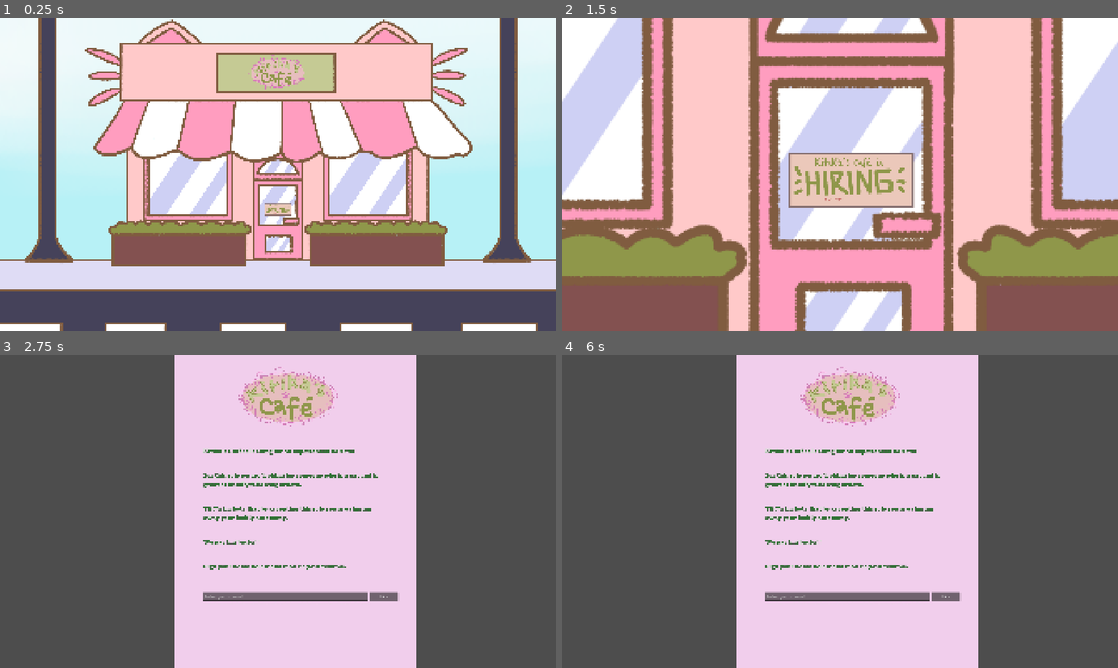
Above: before the commit, frames 1-4 (two rows, left to right).
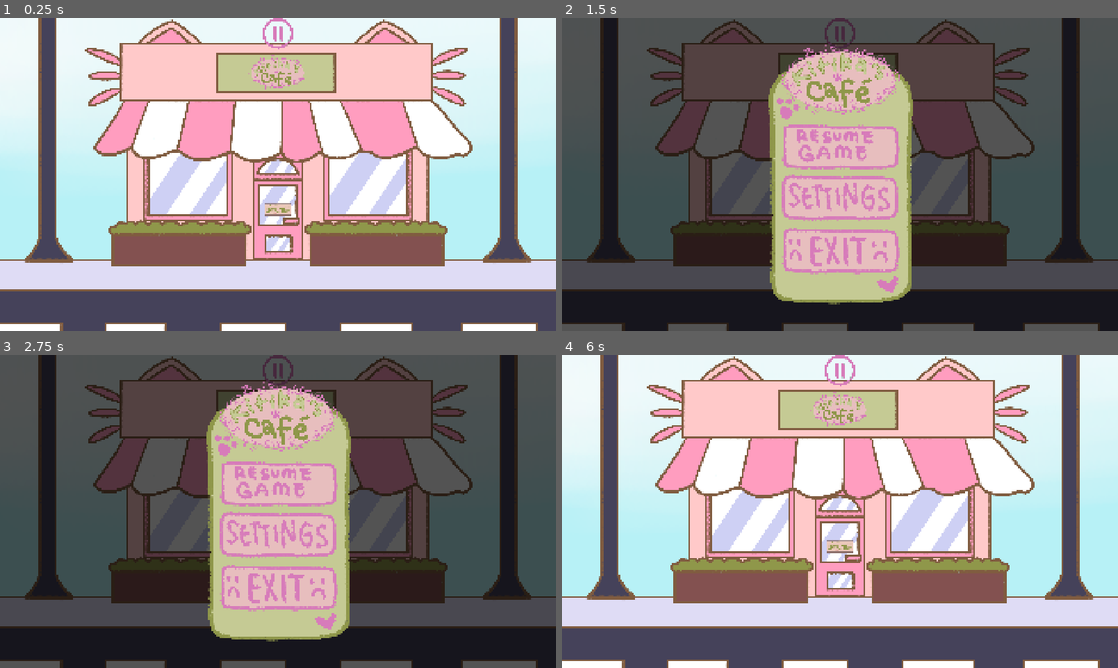
Above: after the commit, the same moments.

Repository: tabyrocket/kitikas-cafe
Game: Godot game, scene res://scenes/outside_scene.tscn
The game is run twice, just before and just after one commit, with the same random seed, the same clock (stepped at 60 frames per second) and the same inputs.
Inputs (mouse positions are in pixels of both pictures, inside the frame that each line leads up to):
- Up to frame 1 (0.25 s): no input
- Up to frame 2 (1.5 s): click (840, 33) at 0.52 s; click (840, 208) at 1.25 s
- Up to frame 3 (2.75 s): click (278, 545) at 2 s
- Up to frame 4 (6 s): click (945, 596) at 2.75 s, where only the run before the commit has a clickable "Sign"; click (945, 596) at 3.5 s, where only the run before the commit has a clickable "Sign"; click (945, 596) at 4.25 s, where only the run before the commit has a clickable "Sign"; click (840, 545) at 5.02 s; tap Enter at 5.75 s; move the mouse to (962, 495) at 5.77 s; click (962, 495) at 5.92 s

The runs differ from the first frame. In frame 1, 0.2% of the frame differs, in the area x 47-53%, y 0-10%; in frame 2, 99%, in the area x 0-100%, y 0-100%; in frame 3, 61%; in frame 4, 86%.

Commit message:
Placeholder pause menu + fix speaker label

Diff:
--- a/kitikas-cafe/project.godot
+++ b/kitikas-cafe/project.godot
@@ -30,6 +30,15 @@
 window/size/viewport_height=1080
 window/stretch/mode="canvas_items"
 
+[input]
+
+pause={
+"deadzone": 0.2,
+"events": [Object(InputEventKey,"resource_local_to_scene":false,"resource_name":"","device":-1,"window_id":0,"alt_pressed":false,"shift_pressed":false,"ctrl_pressed":false,"meta_pressed":false,"pressed":false,"keycode":0,"physical_keycode":4194305,"key_label":0,"unicode":0,"location":0,"echo":false,"script":null)
+, Object(InputEventKey,"resource_local_to_scene":false,"resource_name":"","device":-1,"window_id":0,"alt_pressed":false,"shift_pressed":false,"ctrl_pressed":false,"meta_pressed":false,"pressed":false,"keycode":0,"physical_keycode":80,"key_label":0,"unicode":112,"location":0,"echo":false,"script":null)
+]
+}
+
 [physics]
 
 3d/physics_engine="Jolt Physics"
--- a/kitikas-cafe/scenes/UI.tscn
+++ b/kitikas-cafe/scenes/UI.tscn
@@ -1,9 +1,23 @@
 [gd_scene format=3 uid="uid://cmqrwb8pcfmok"]
 
 [ext_resource type="Texture2D" uid="uid://bar3j6f4f7wfe" path="res://assets/images/chatboxleft.png" id="1_h22n5"]
+[ext_resource type="Script" uid="uid://cet3rp2bg344g" path="res://scenes/ui.gd" id="1_ua6yw"]
 [ext_resource type="FontFile" uid="uid://df6tqnr6ibu1k" path="res://assets/fonts/star-crush.regular.ttf" id="2_ro3t7"]
+[ext_resource type="Texture2D" uid="uid://cs7epgavvu7iv" path="res://assets/images/pausemenu.png" id="3_5en4g"]
+[ext_resource type="Texture2D" uid="uid://dii3c1jcw06g6" path="res://assets/images/pausebuttonmask.png" id="4_3wlde"]
+[ext_resource type="Texture2D" uid="uid://kol4nnje74b" path="res://assets/images/pausebutton.png" id="4_75u2n"]
+
+[sub_resource type="StyleBoxTexture" id="StyleBoxTexture_3wlde"]
+texture = ExtResource("4_75u2n")
+
+[sub_resource type="StyleBoxTexture" id="StyleBoxTexture_24e4x"]
+texture = ExtResource("4_3wlde")
+
+[sub_resource type="StyleBoxTexture" id="StyleBoxTexture_xpksx"]
+texture = ExtResource("4_3wlde")
 
 [node name="UI" type="CanvasLayer" unique_id=1332173803]
+script = ExtResource("1_ua6yw")
 
 [node name="Root" type="Control" parent="." unique_id=1365279054]
 layout_mode = 3
@@ -12,6 +26,7 @@
 anchor_bottom = 1.0
 grow_horizontal = 2
 grow_vertical = 2
+mouse_filter = 2
 
 [node name="ChatboxLeft" type="TextureRect" parent="Root" unique_id=1864751054]
 layout_mode = 1
@@ -45,3 +60,65 @@
 theme_override_fonts/normal_font = ExtResource("2_ro3t7")
 theme_override_font_sizes/normal_font_size = 200
 text = "Meow meow meow"
+
+[node name="Speaker" type="RichTextLabel" parent="Root/ChatboxLeft" unique_id=1939808351]
+layout_mode = 1
+anchors_preset = 15
+anchor_right = 1.0
+anchor_bottom = 1.0
+offset_left = 173.33331
+offset_top = 153.33344
+offset_right = -3939.3335
+offset_bottom = -1457.9995
+grow_horizontal = 2
+grow_vertical = 2
+theme_override_colors/default_color = Color(0, 0, 0, 1)
+theme_override_colors/font_outline_color = Color(1, 1, 1, 1)
+theme_override_fonts/normal_font = ExtResource("2_ro3t7")
+theme_override_font_sizes/normal_font_size = 200
+text = "MC"
+horizontal_alignment = 1
+
+[node name="PauseButton" type="Button" parent="Root" unique_id=14218684]
+layout_mode = 1
+anchors_preset = 5
+anchor_left = 0.5
+anchor_right = 0.5
+offset_left = -53.75
+offset_right = 53.75
+offset_bottom = 107.5
+grow_horizontal = 2
+theme_override_styles/normal = SubResource("StyleBoxTexture_3wlde")
+theme_override_styles/pressed = SubResource("StyleBoxTexture_24e4x")
+theme_override_styles/hover = SubResource("StyleBoxTexture_xpksx")
+expand_icon = true
+
+[node name="PauseMenu" type="ColorRect" parent="Root" unique_id=835598879]
+visible = false
+layout_mode = 1
+anchors_preset = 15
+anchor_right = 1.0
+anchor_bottom = 1.0
+grow_horizontal = 2
+grow_vertical = 2
+color = Color(0, 0, 0, 0.6745098)
+
+[node name="TextureRect" type="TextureRect" parent="Root/PauseMenu" unique_id=1444970949]
+custom_minimum_size = Vector2(1050, 1000)
+layout_mode = 1
+anchors_preset = 8
+anchor_left = 0.5
+anchor_top = 0.5
+anchor_right = 0.5
+anchor_bottom = 0.5
+offset_left = -20.0
+offset_top = -20.0
+offset_right = 20.0
+offset_bottom = 20.0
+grow_horizontal = 2
+grow_vertical = 2
+texture = ExtResource("3_5en4g")
+expand_mode = 1
+stretch_mode = 5
+
+[connection signal="pressed" from="Root/PauseButton" to="." method="_on_pause_button_pressed"]
--- a/kitikas-cafe/scenes/application_form.tscn
+++ b/kitikas-cafe/scenes/application_form.tscn
@@ -3,6 +3,7 @@
 [ext_resource type="Script" uid="uid://cohvqguq5pj7m" path="res://scenes/application_form.gd" id="1_acsx3"]
 [ext_resource type="Texture2D" uid="uid://dx0jg08ynpsf1" path="res://assets/images/applying form.jpg" id="1_k3dbd"]
 [ext_resource type="FontFile" uid="uid://df6tqnr6ibu1k" path="res://assets/fonts/star-crush.regular.ttf" id="2_smwiq"]
+[ext_resource type="PackedScene" uid="uid://cmqrwb8pcfmok" path="res://scenes/UI.tscn" id="4_cktnt"]
 
 [node name="ApplicationForm" type="Control" unique_id=870412706]
 layout_mode = 3
@@ -18,8 +19,8 @@
 anchors_preset = -1
 anchor_left = 0.53000003
 anchor_right = 0.53000003
-offset_left = -413.59998
-offset_right = 861.39996
+offset_left = -491.60004
+offset_right = 783.39996
 offset_bottom = 1650.0
 grow_horizontal = 2
 scale = Vector2(0.655, 0.655)
@@ -32,9 +33,9 @@
 anchor_top = 0.5
 anchor_right = 0.5
 anchor_bottom = 0.5
-offset_left = -259.0
+offset_left = -337.00006
 offset_top = 279.0
-offset_right = 310.0
+offset_right = 232.0
 offset_bottom = 310.0
 grow_horizontal = 2
 grow_vertical = 2
@@ -48,13 +49,20 @@
 anchor_top = 0.5
 anchor_right = 0.5
 anchor_bottom = 0.5
-offset_left = 316.0
+offset_left = 238.0
 offset_top = 279.0
-offset_right = 416.0
+offset_right = 338.0
 offset_bottom = 310.0
 grow_horizontal = 2
 grow_vertical = 2
 theme_override_fonts/font = ExtResource("2_smwiq")
 text = "Sign"
 
+[node name="UI" parent="." unique_id=1332173803 instance=ExtResource("4_cktnt")]
+
+[node name="Root" parent="UI" index="0" unique_id=1365279054]
+mouse_filter = 0
+
 [connection signal="pressed" from="SignButton" to="." method="_on_sign_button_pressed"]
+
+[editable path="UI"]
--- a/kitikas-cafe/scenes/computer_scene.gd
+++ b/kitikas-cafe/scenes/computer_scene.gd
@@ -9,6 +9,8 @@
 @onready var acceptance_letter: TextureRect = $AcceptanceLetter
 @onready var dialogue_cooldown: Timer = $DialogueCooldown
 @onready var dialogue: RichTextLabel = $UI/Root/ChatboxLeft/Dialogue
+@onready var speaker: RichTextLabel = $UI/Root/ChatboxLeft/Speaker
+@onready var chatbox_left: TextureRect = $UI/Root/ChatboxLeft
 
 var can_move_on: bool = false
 var current_image: int = 0
@@ -30,12 +32,11 @@
 
 func _ready() -> void:
 	images = [mc_house, laptop_screen, laptop_email_1, laptop_email_2, acceptance_letter]
-	ui.visible = false
 	update_img()
 
 
 func update_img() -> void:
-	ui.visible = false
+	chatbox_left.visible = false
 	can_move_on = false
 	dialogue_cooldown.start()
 
@@ -45,8 +46,9 @@
 	images[current_image].visible = true
 
 	# Dialogue
-	dialogue.text = Global.player_name + ": " + dialogue_strings[current_image]
+	speaker.text = Global.player_name
+	dialogue.text = dialogue_strings[current_image]
 
 func _on_dialogue_cooldown_timeout() -> void:
-	ui.visible = true
+	chatbox_left.visible = true
 	can_move_on = true
--- a/kitikas-cafe/scenes/computer_scene.tscn
+++ b/kitikas-cafe/scenes/computer_scene.tscn
@@ -59,6 +59,18 @@
 
 [node name="UI" parent="." unique_id=1332173803 instance=ExtResource("6_r825j")]
 
+[node name="Root" parent="UI" index="0" unique_id=1365279054]
+mouse_filter = 0
+
+[node name="ChatboxLeft" parent="UI/Root" index="0" unique_id=1864751054]
+mouse_filter = 2
+
+[node name="PauseMenu" parent="UI/Root" index="2" unique_id=835598879]
+mouse_filter = 1
+
+[node name="TextureRect" parent="UI/Root/PauseMenu" index="0" unique_id=1444970949]
+mouse_filter = 2
+
 [node name="DialogueCooldown" type="Timer" parent="." unique_id=1204236205]
 one_shot = true
 autostart = true
--- a/kitikas-cafe/scenes/outside_scene.gd
+++ b/kitikas-cafe/scenes/outside_scene.gd
@@ -6,6 +6,7 @@
 @onready var job_chatbox_timer: Timer = $JobChatboxTimer
 @onready var chatbox_left: TextureRect = $UI/Root/ChatboxLeft
 @onready var dialogue: RichTextLabel = $UI/Root/ChatboxLeft/Dialogue
+@onready var speaker: RichTextLabel = $UI/Root/ChatboxLeft/Speaker
 
 var done: bool = false
 
@@ -25,6 +26,7 @@
 
 
 func _on_job_chatbox_timer_timeout() -> void:
-	dialogue.text = "MC: *shivers* S-should I try get a j*b...? I'll try apply I guess. Empl*yment can't be that bad, right?"
+	speaker.text = "MC"
+	dialogue.text = "*shivers* S-should I try get a j*b...? I'll try apply I guess. Empl*yment can't be that bad, right?"
 	chatbox_left.visible = true
 	done = true
--- /dev/null
+++ b/kitikas-cafe/scenes/ui.gd
@@ -0,0 +1,16 @@
+extends CanvasLayer
+
+@onready var pause_menu: ColorRect = $Root/PauseMenu
+@onready var chatbox_left: TextureRect = $Root/ChatboxLeft
+
+func _ready() -> void:
+	chatbox_left.visible = false
+	pause_menu.visible = false
+
+func _process(delta: float) -> void:
+	if Input.is_action_just_pressed("pause"):
+		pause_menu.visible = not pause_menu.visible
+
+
+func _on_pause_button_pressed() -> void:
+	pause_menu.visible = not pause_menu.visible
Binary file added: kitikas-cafe/assets/images/pausebutton.png
Not shown, added: kitikas-cafe/assets/images/pausebutton.png.import
Binary file added: kitikas-cafe/assets/images/pausebuttonmask.png
Not shown, added: kitikas-cafe/assets/images/pausebuttonmask.png.import
Binary file added: kitikas-cafe/assets/images/pausemenu.png
Not shown, added: kitikas-cafe/assets/images/pausemenu.png.import
Not shown, added: kitikas-cafe/scenes/ui.gd.uid
